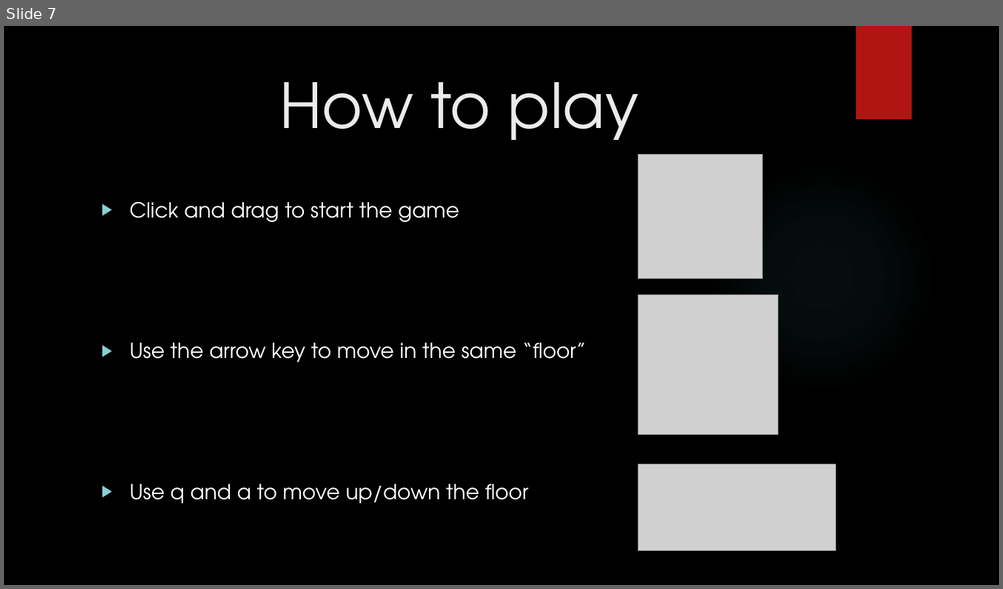
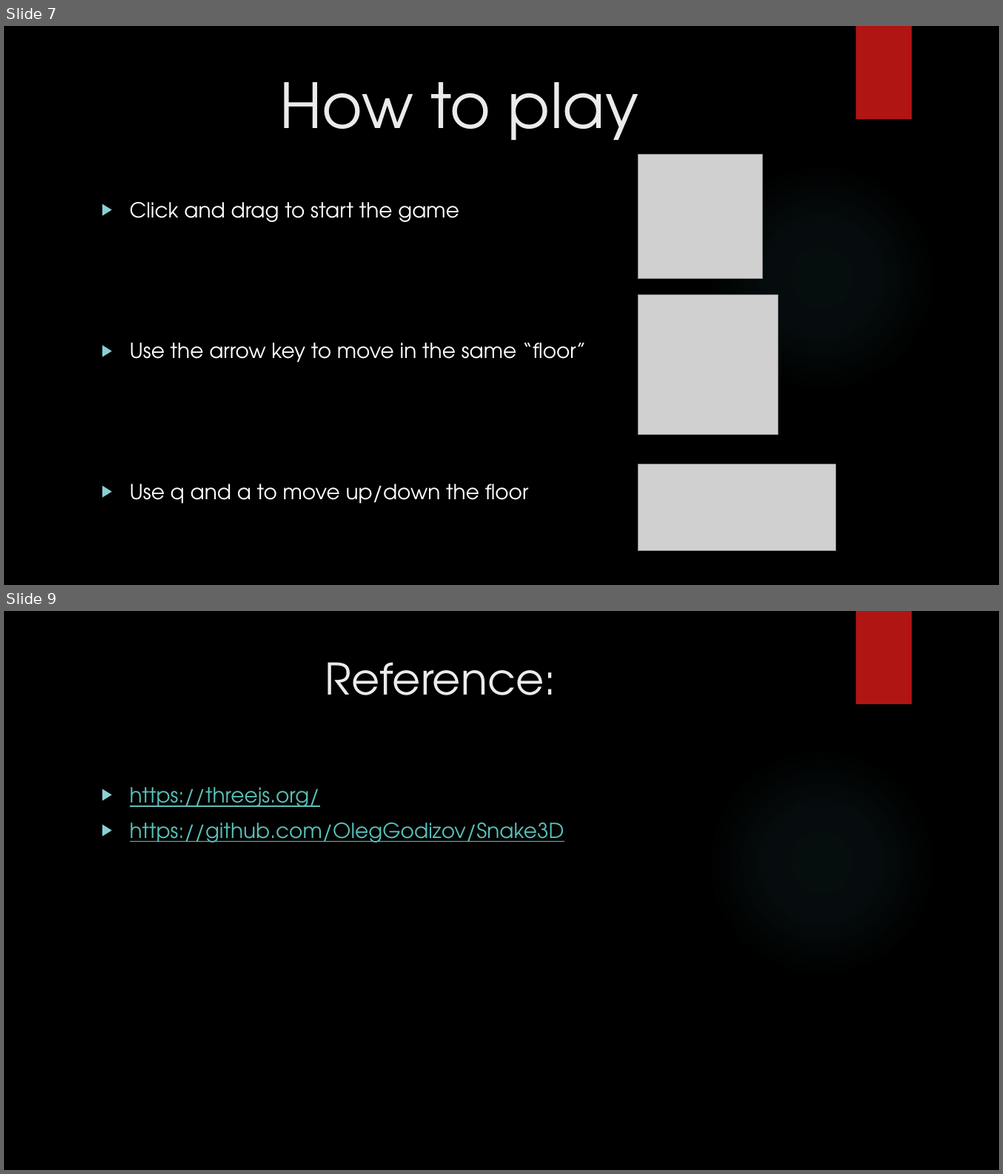
Before and after one commit to KhoaNguyen1804/Computer_Graphic_2023, a slide deck: Presentation.pptx. Shown one above the other, each under a label of ours: slide 7 before the commit, slides 7 and 9 after it; the slides between them are not shown. The pictures are 1003x589 and 1003x1174 pixels, drawn with LibreOffice and Linux fonts; fonts in the diff are those of the drawing; grey boxes stand for pictures; background and template pictures are left out. Boxes give left, top, right and bottom in pixels: in the first picture for what was removed or moved away, otherwise in the second. Text is boxed around its words. In the diff, an @@ line names an element or a change of style, - is before the commit and + after.

```diff
--- a/Presentation.pptx
+++ b/Presentation.pptx
@@ slide 9 added at (4, 611, 999, 1170), background picture (left out); not listed: 2 template elements that a slide beside it also shows @@
@@ title added at (325, 662, 556, 695), 42 pt, text #EBEBEB @@
+Reference:
@@ text added at (130, 787, 564, 843), 20 pt, text #58C1BA, underline @@
+▶ https://threejs.org/
+▶ https://github.com/OlegGodizov/Snake3D
```
Also in this commit, not shown: 7 slides changed, 4 other files.
